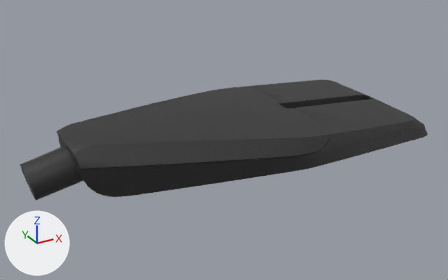
The Blender file Beleuchtung/Lampen/blender/Streetlight_11_Midi.blend, before and after one commit.
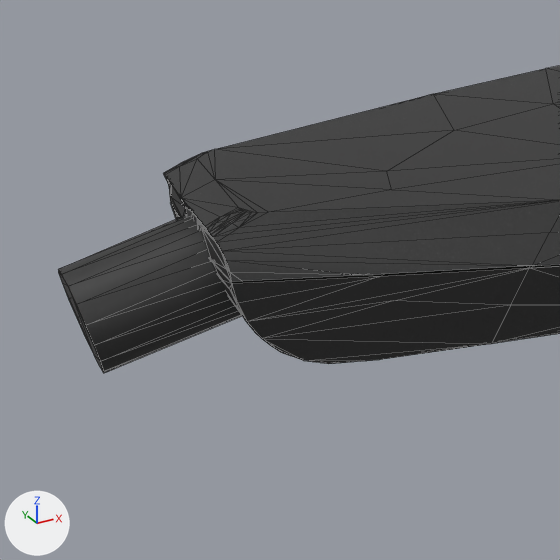
Each version is shown whole from a camera (50 mm lens) standing at (-0.177, -1.081, 0.539) and looking at (0.415, -0.005, 0.001), then close up on the part from 0% to 43% of the width and 26% to 95% of the height. Lighting does not change. The marker at lower left points along +X, +Y and +Z. The close-ups show mesh edges as thin lines.

The scene before the commit, as lines of its bpy script (objects in view):
```python
me_cylinder = bpy.data.meshes.new('Cylinder')
me_cylinder.from_pydata(...)  # 1029 vertices, 1963 faces; spans x -0.008..0.853, y -0.188..0.188, z -0.039..0.08
# faces by material slot: [1815, 28, 120]
me_cylinder.materials.append(mat_plastik_schwarz_001)  # picture img_plastik_schwarz_1k_jpg_001
me_cylinder.materials.append(mat_leuchte_001)  # picture img_streetlight_11_midi_led_jpg
me_cylinder.materials.append(mat_glas)  # white #e7e7e7
ob_siteco_streetlight_11_midi = bpy.data.objects.new('Siteco Streetlight 11 Midi', me_cylinder)
ob_siteco_streetlight_11_midi.location = (0.0, 0.0, 0.0)
```
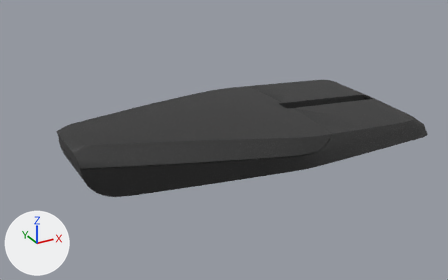
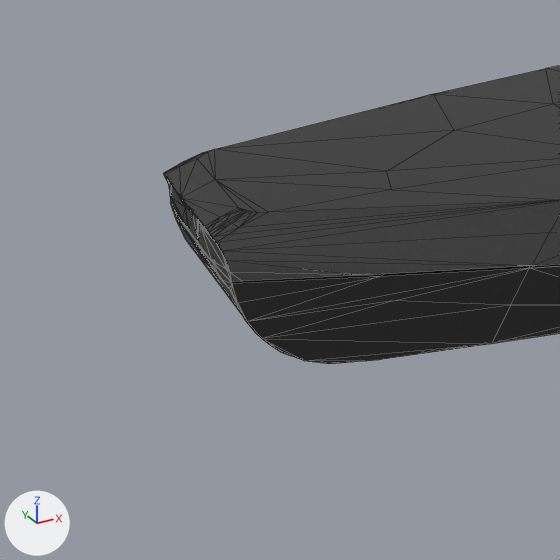
The newer file is also turned or shifted as a whole; pictures and numbers use the older file's frame.

Where the change shows, as pixel boxes [x1, y1, x2, y2] in the close-ups (560 x 560 px):
'Siteco Streetlight 11 Midi', reshaped: before [58, 66, 560, 373]; after [163, 66, 560, 364]
part 1 of me_cylinder, deleted: before [58, 214, 242, 373]

The change, as a list of edits to the scene's bpy script:
```text
Change me_cylinder:
    where me_cylinder.from_pydata(...)  # 1029 vertices, 1963 faces; spans x -0.008..0.853, y -0.188..0.188, z -0.039..0.08
    used by ob_siteco_streetlight_11_midi; location = (0.0, 0.0, 0.0)
    me_cylinder part 1: the loose piece of 32 vertices spanning x -0.008..0.163, y -0.039..0.039, z -0.036..0.072 is deleted
```
